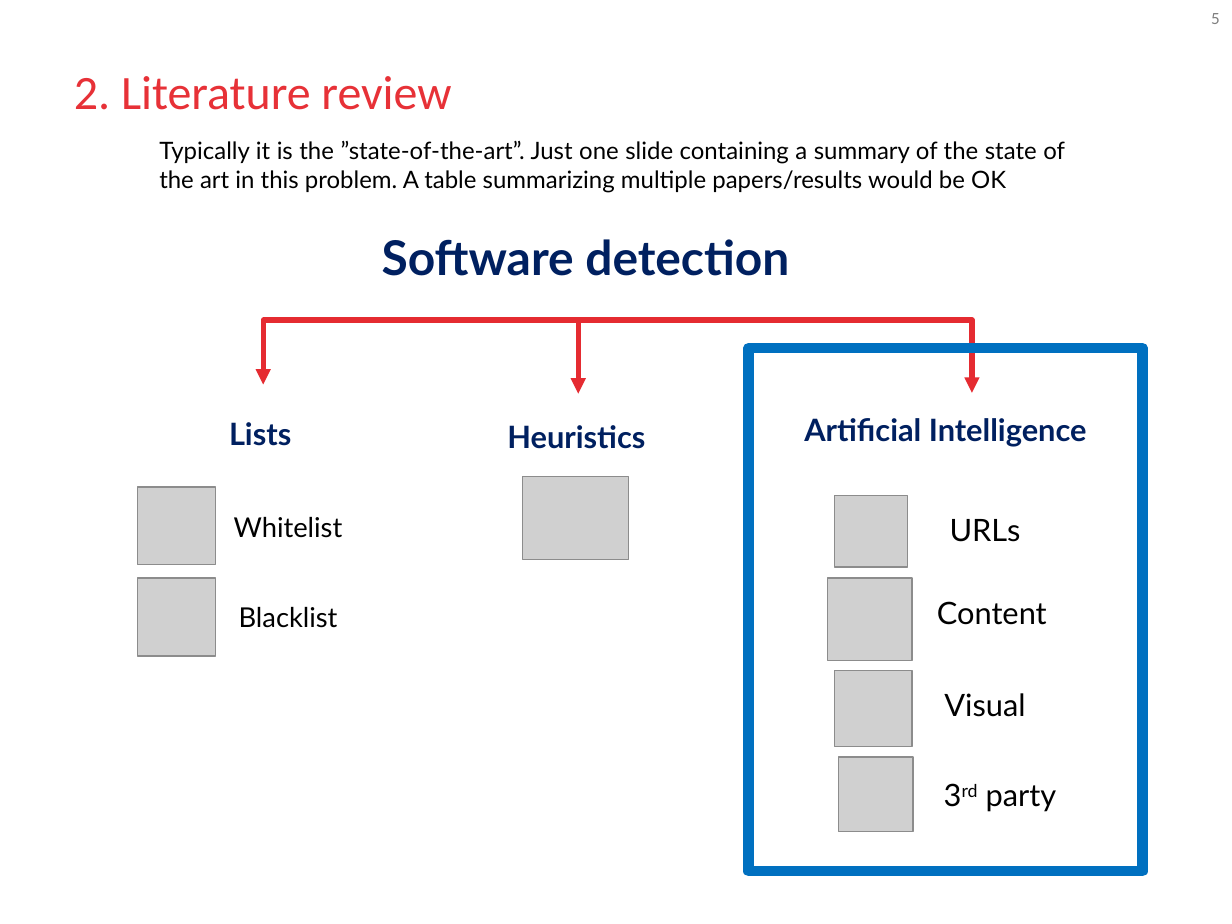
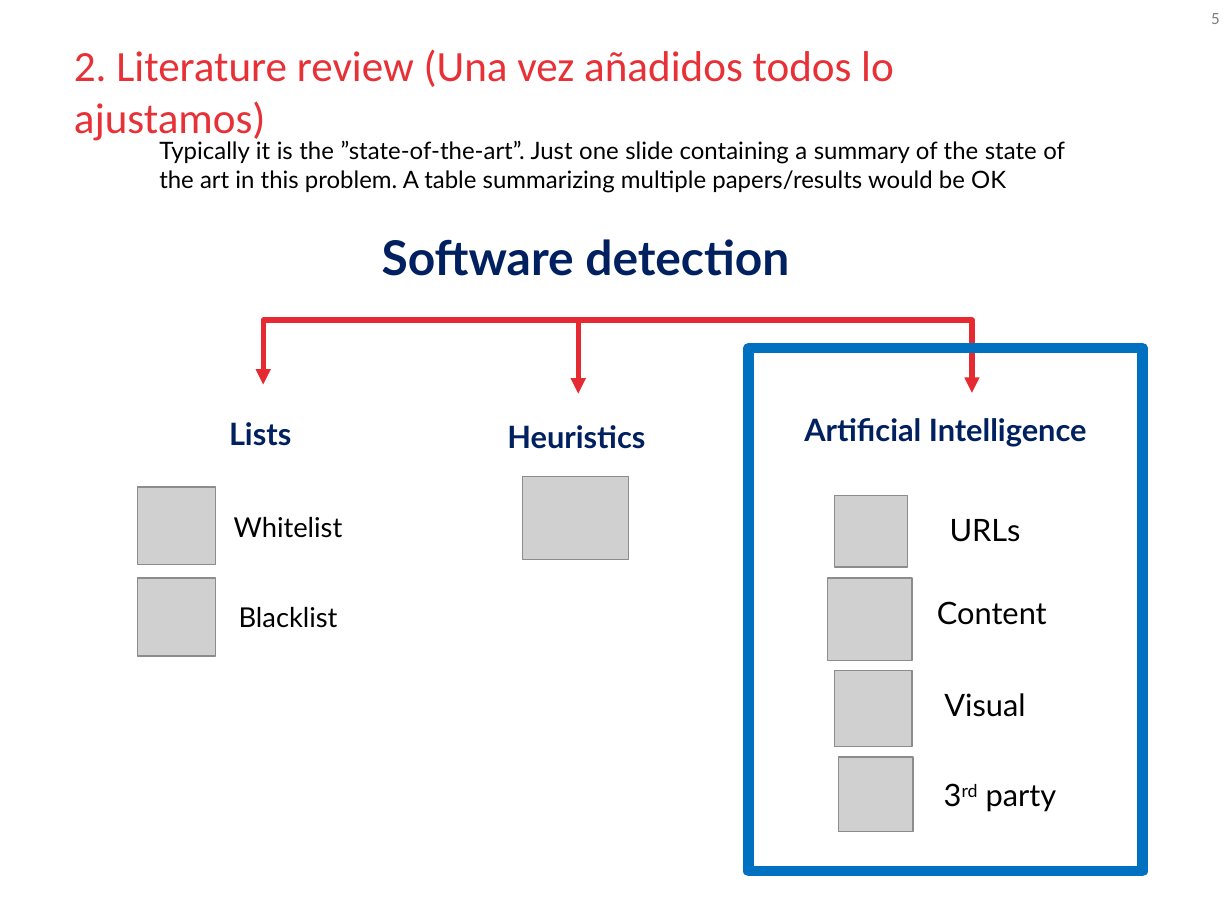
Before and after one commit to blooraayy/VA_RetoMichelin, a slide deck: slide 5 of docs/GIDIA_VA_Course_Project_Presentations.pptx. Drawn at 1232x924 pixels with LibreOffice and Linux fonts; fonts in the diff are those of the drawing; grey boxes stand for pictures; background and template pictures are left out. Boxes give left, top, right and bottom in pixels: in the first picture for what was removed or moved away, otherwise in the second. Text is boxed around its words. In the diff, an @@ line names an element or a change of style, - is before the commit and + after.

Commit message:
Selected Method Pablo, Literature Review Pablo & Datasets slides

```diff
--- a/docs/GIDIA_VA_Course_Project_Presentations.pptx
+++ b/docs/GIDIA_VA_Course_Project_Presentations.pptx
@@ title at box(74, 49, 894, 144): text changed; size 28 to 25.2 pt @@
-2. Literature review
+2. Literature review (Una vez añadidos todos lo ajustamos)
```
Also in this commit, not shown: 1 other slide changed, 4 slides added, 1 slide removed.
